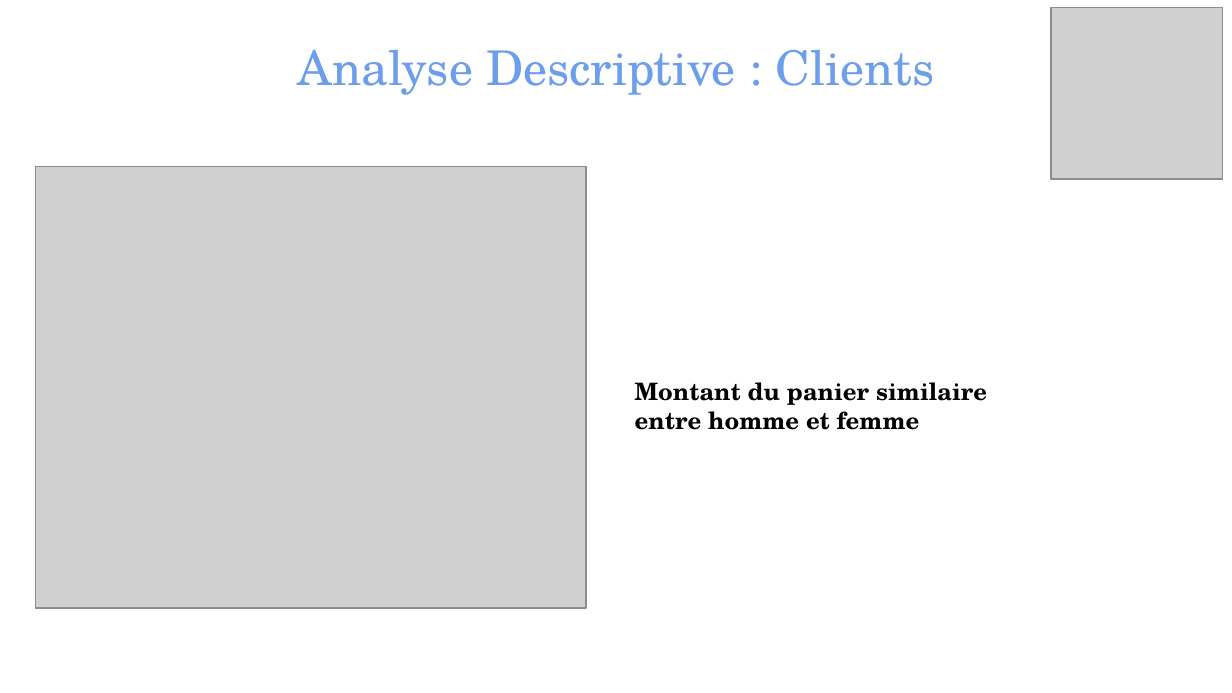
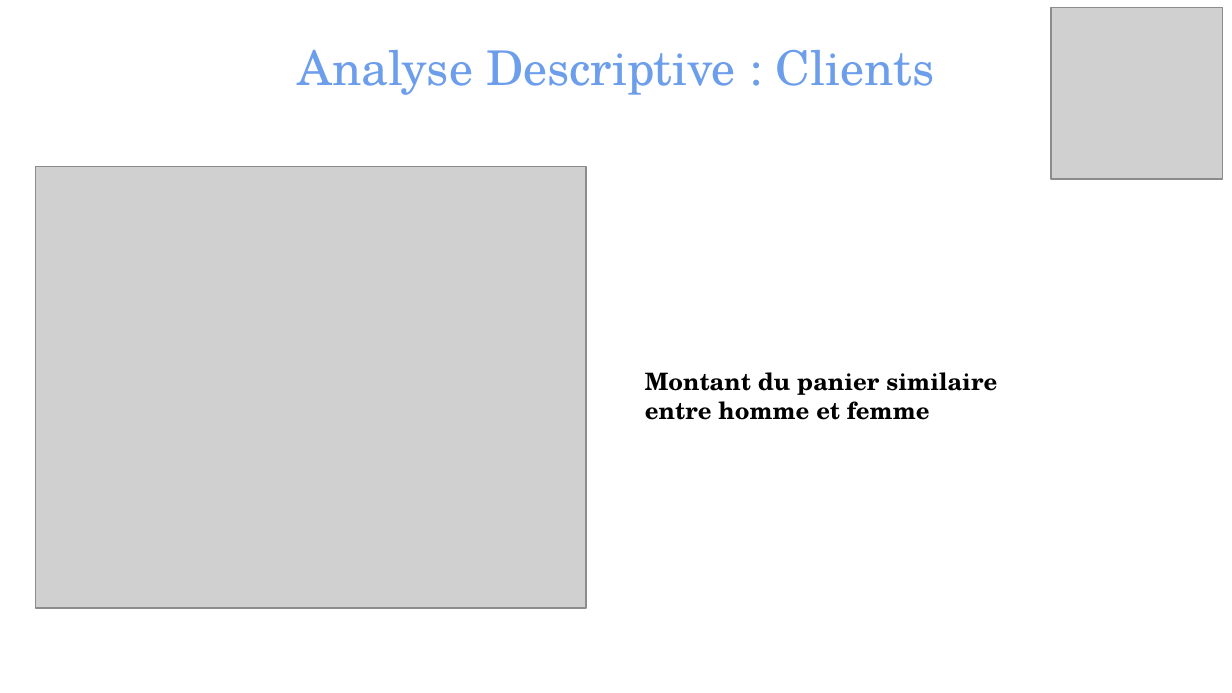
Before and after one commit to TheoChastrePradat/P4_Analyse_Vente, a slide deck: slide 20 of Python/Projet 4 - Soutenance _ Rester livres.pptx (slide 26 before the commit). Drawn at 1232x693 pixels with LibreOffice and Linux fonts; fonts in the diff are those of the drawing; grey boxes stand for pictures. Boxes give left, top, right and bottom in pixels: in the first picture for what was removed or moved away, otherwise in the second. Text is boxed around its words. In the diff, an @@ line names an element or a change of style, - is before the commit and + after.

```diff
--- a/Python/Projet 4 - Soutenance _ Rester livres.pptx
+++ b/Python/Projet 4 - Soutenance _ Rester livres.pptx
@@ text "Montant du panier similaire entre ...": place and size @@
-text "Montant du panier similaire entre ..." at (635, 382, 987, 430)
+text "Montant du panier similaire entre ..." at (645, 372, 997, 420)
```
Also in this commit, not shown: 9 other slides changed, 3 slides added, 9 slides removed.
